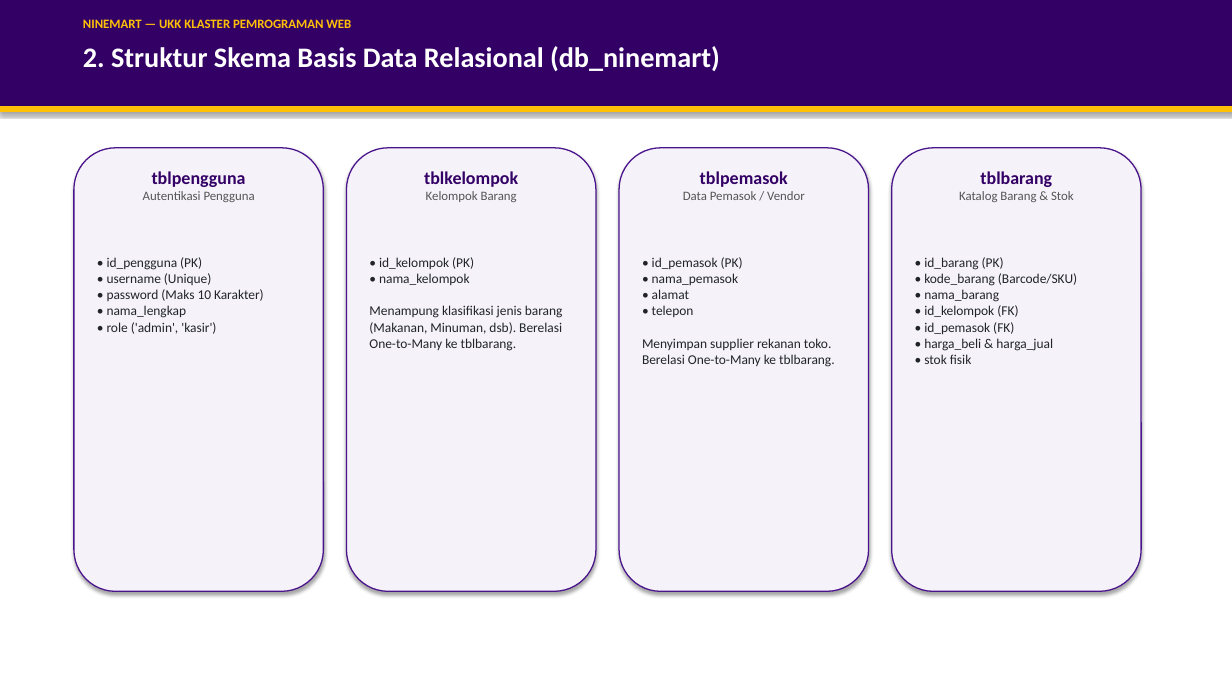
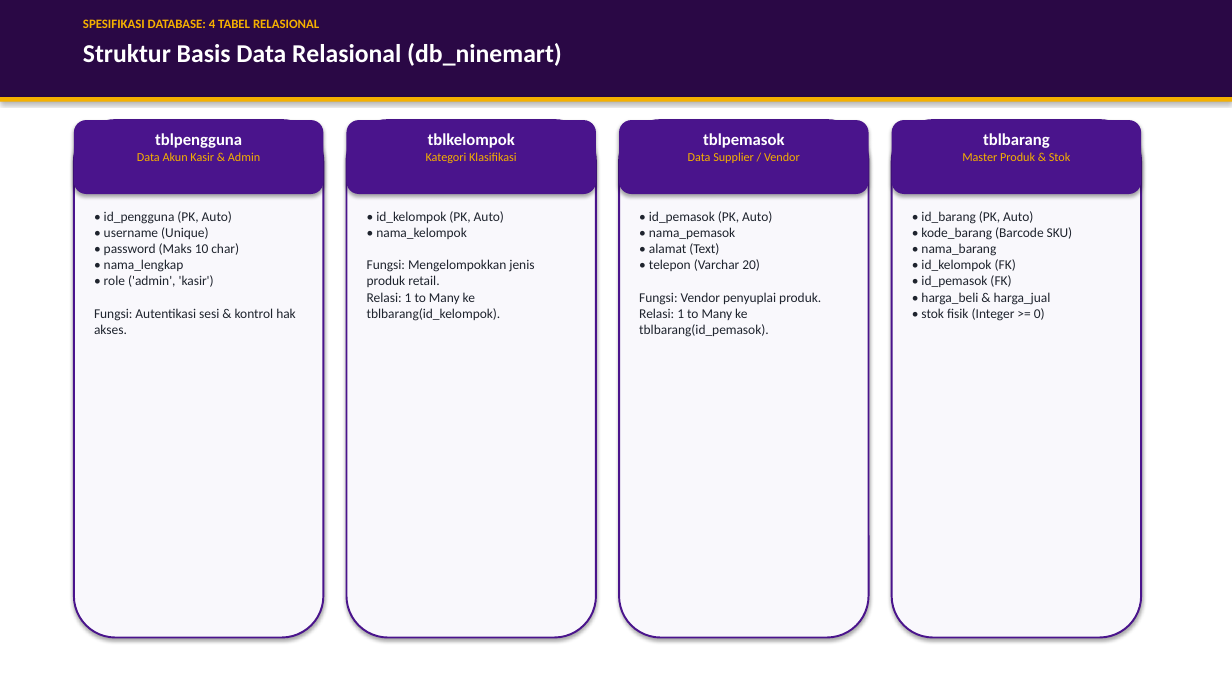
Before and after one commit to SabilMurti/BelajarUKK, a slide deck: slide 10 of NineMart/dokumen/PRESENTASI_NINEMART_CANVA.pptx (slide 3 before the commit). Drawn at 1232x693 pixels with LibreOffice and Linux fonts; fonts in the diff are those of the drawing. Boxes give left, top, right and bottom in pixels: in the first picture for what was removed or moved away, otherwise in the second. Text is boxed around its words. In the diff, an @@ line names an element or a change of style, - is before the commit and + after.

```diff
--- a/NineMart/dokumen/PRESENTASI_NINEMART_CANVA.pptx
+++ b/NineMart/dokumen/PRESENTASI_NINEMART_CANVA.pptx
@@ rectangle: place and size @@
-rectangle at <box>0,0,1232,106</box>
+rectangle at <box>0,0,1232,97</box>
@@ rectangle at <box>0,0,1232,97</box>: fill #330066 to #2A0845; outline #330066 0.75 pt to none @@
@@ text at <box>83,19,319,28</box>: text changed; text colour #FFC107 to #F5B000 @@
-NINEMART — UKK KLASTER PEMROGRAMAN WEB
+SPESIFIKASI DATABASE: 4 TABEL RELASIONAL
@@ text at <box>83,43,562,66</box>: text changed; size 22 to 20 pt @@
-2. Struktur Skema Basis Data Relasional (db_ninemart)
+Struktur Basis Data Relasional (db_ninemart)
@@ rectangle: place and size @@
-rectangle at <box>0,106,1232,112</box>
+rectangle at <box>0,97,1232,102</box>
@@ rectangle at <box>0,97,1232,102</box>: fill #FFC107 to #F5B000; outline #FFC107 0.75 pt to none @@
@@ rounded rectangle: place and size @@
-rounded rectangle at <box>74,148,323,592</box>
+rounded rectangle at <box>74,120,323,638</box>
@@ rounded rectangle added at <box>74,120,323,194</box>, fill #4A148C @@
@@ text added at <box>137,133,260,161</box>, 9.5 pt, text #F5B000 @@
+tblpengguna
+Data Akun Kasir & Admin
@@ rounded rectangle: place and size @@
-rounded rectangle at <box>347,148,596,592</box>
+rounded rectangle at <box>347,120,596,638</box>
@@ text "tblkelompok": place and size @@
-text "tblkelompok" at <box>424,171,518,202</box>
+text "tblkelompok" at <box>426,133,517,163</box>
@@ rounded rectangle added at <box>347,120,596,194</box>, fill #4A148C @@
@@ text at <box>428,133,515,148</box>: size 14 to 13 pt, text colour #330066 to #FFFFFF in "tblkelompok" @@
@@ text "tblpemasok": place and size @@
-text "tblpemasok" at <box>683,171,805,200</box>
+text "tblpemasok" at <box>688,133,800,163</box>
@@ rounded rectangle: place and size @@
-rounded rectangle at <box>619,148,869,592</box>
+rounded rectangle at <box>619,120,869,638</box>
@@ rounded rectangle added at <box>619,120,869,194</box>, fill #4A148C @@
@@ text at <box>703,133,784,148</box>: size 14 to 13 pt, text colour #330066 to #FFFFFF in "tblpemasok" @@
@@ fill #F5F2F9 to #F9F8FC; outline #4A148C 1 pt to #4A148C 1.5 pt in 4 elements at <box>74,120,323,638</box>, <box>347,120,596,638</box>, <box>619,120,869,638</box>, <box>892,120,1141,638</box> @@
@@ rounded rectangle: place and size @@
-rounded rectangle at <box>892,148,1141,592</box>
+rounded rectangle at <box>892,120,1141,638</box>
@@ text "tblbarang": place and size @@
-text "tblbarang" at <box>959,171,1074,202</box>
+text "tblbarang" at <box>962,133,1070,161</box>
@@ rounded rectangle added at <box>892,120,1141,194</box>, fill #4A148C @@
@@ text at <box>983,133,1050,148</box>: size 14 to 13 pt, text colour #330066 to #FFFFFF in "tblbarang" @@
@@ text removed at <box>143,171,255,202</box> @@
-tblpengguna
-Autentikasi Pengguna
@@ text at <box>426,152,517,163</box>: text changed; size 10 to 9.5 pt; text colour #555555 to #F5B000 @@
-Kelompok Barang
+Kategori Klasifikasi
@@ text at <box>688,152,800,163</box>: text changed; size 10 to 9.5 pt; text colour #555555 to #F5B000 @@
-Data Pemasok / Vendor
+Data Supplier / Vendor
@@ text at <box>962,152,1070,161</box>: text changed; size 10 to 9.5 pt; text colour #555555 to #F5B000 @@
-Katalog Barang & Stok
+Master Produk & Stok
@@ text at <box>94,211,296,334</box>: text changed; text colour #212529 to #1F242E @@
-• id_pengguna (PK)
-• username (Unique)
-• password (Maks 10 Karakter)
-• nama_lengkap
-• role ('admin', 'kasir')
+• id_pengguna (PK, Auto)
+• username (Unique)
+• password (Maks 10 char)
+• nama_lengkap
+• role ('admin', 'kasir')
+Fungsi: Autentikasi sesi & kontrol hak akses.
@@ text at <box>367,211,534,321</box>: text changed; text colour #212529 to #1F242E @@
-• id_kelompok (PK)
-• nama_kelompok
-Menampung klasifikasi jenis barang (Makanan, Minuman, dsb). Berelasi One-to-Many ke tblbarang.
+• id_kelompok (PK, Auto)
+• nama_kelompok
+Fungsi: Mengelompokkan jenis produk retail.
+Relasi: 1 to Many ke tblbarang(id_kelompok).
@@ text at <box>639,211,821,337</box>: text changed; text colour #212529 to #1F242E @@
-• id_pemasok (PK)
-• nama_pemasok
-• alamat
-• telepon
-Menyimpan supplier rekanan toko. Berelasi One-to-Many ke tblbarang.
+• id_pemasok (PK, Auto)
+• nama_pemasok
+• alamat (Text)
+• telepon (Varchar 20)
+Fungsi: Vendor penyuplai produk.
+Relasi: 1 to Many ke tblbarang(id_pemasok).
@@ text at <box>921,211,1073,321</box>: text changed; text colour #212529 to #1F242E @@
-• id_barang (PK)
-• kode_barang (Barcode/SKU)
-• nama_barang
-• id_kelompok (FK)
-• id_pemasok (FK)
-• harga_beli & harga_jual
-• stok fisik
+• id_barang (PK, Auto)
+• kode_barang (Barcode SKU)
+• nama_barang
+• id_kelompok (FK)
+• id_pemasok (FK)
+• harga_beli & harga_jual
+• stok fisik (Integer >= 0)
```
Also in this commit, not shown: 9 slides added, 6 slides removed, 1 other file.
